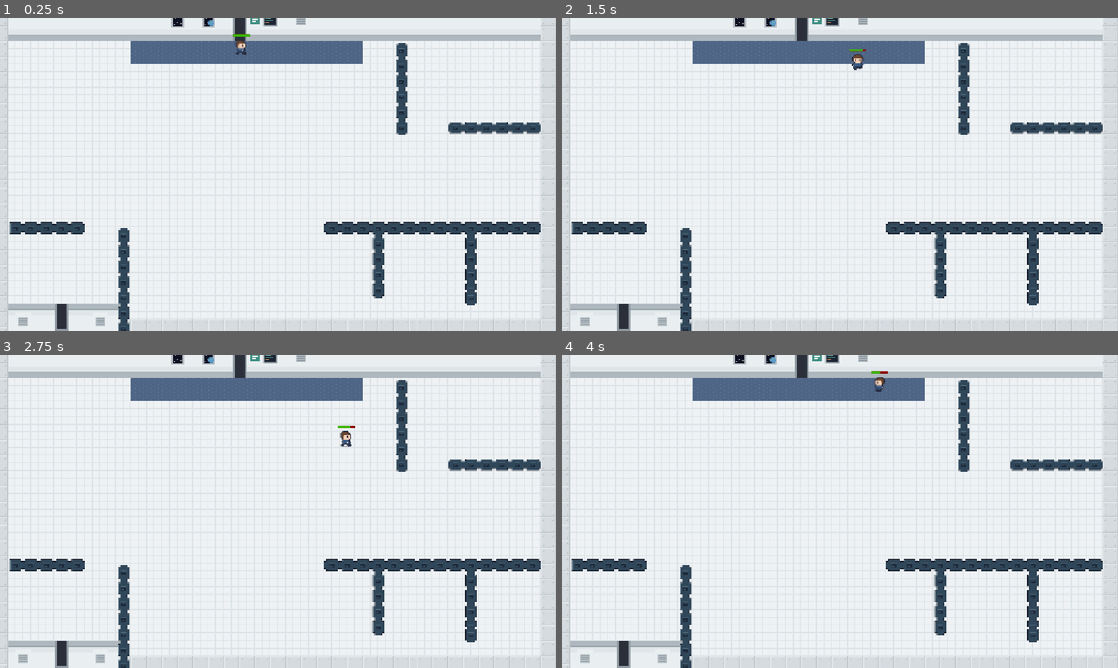
Above: before the commit, frames 1-4 (two rows, left to right).
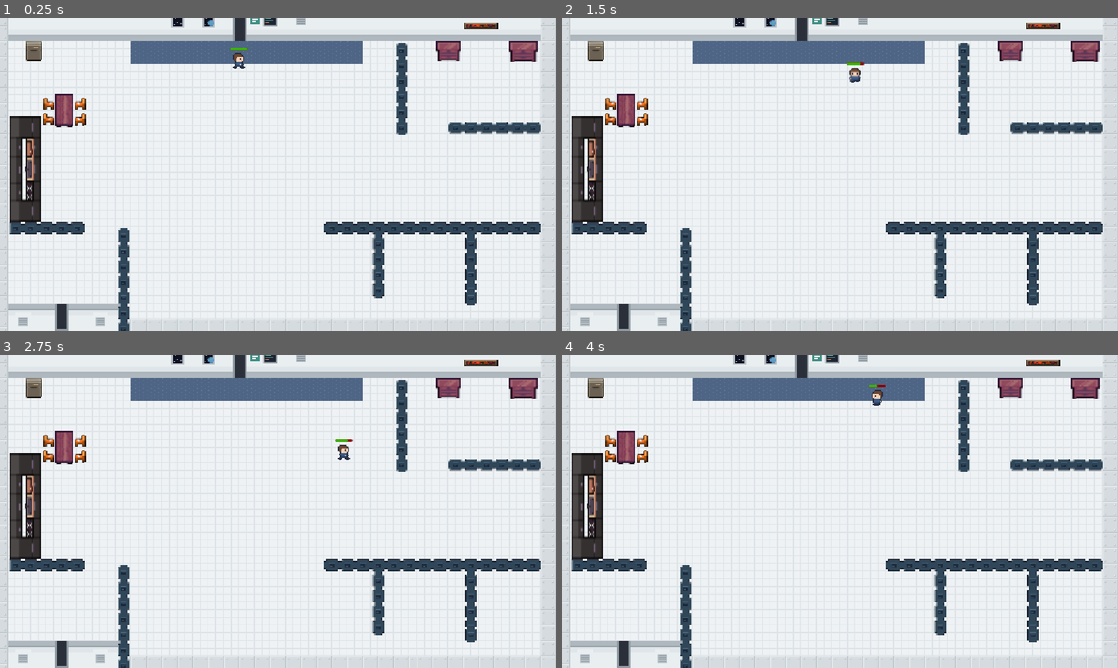
Above: after the commit, the same moments.

Repository: Simi-jpg/codesmelt-jam
Game: Godot game, scene res://scenes/level/kitchen.tscn
Two runs of this game, one before a commit and one after it. Both use one fixed random seed, a clock stepped at 60 frames per second and the inputs below. Before the commit the project has no main scene; this scene is started directly in both runs.
Inputs (mouse positions are in pixels of both pictures, inside the frame that each line leads up to):
- Up to frame 1 (0.25 s): no input
- Up to frame 2 (1.5 s): tap Enter (ui_accept) at 0.5, 0.77 s; move the mouse to (962, 158) at 0.52 s; hold Right (ui_right) 0.53-1.28 s; click (962, 158) at 0.67 s; move the mouse to (728, 190) at 1.27 s; hold Down (ui_down) from 1.28 s (still down)
- Up to frame 3 (2.75 s): tap Enter (ui_accept) at 1.52 s; move the mouse to (333, 442) at 2.02 s; release Down (ui_down) at 2.03 s; hold Right (ui_right) from 2.03 s (still down)
- Up to frame 4 (4 s): move the mouse to (812, 574) at 2.77 s; release Right (ui_right) at 2.78 s; hold Up (ui_up) 2.78-3.53 s; click (812, 574) at 2.92 s; tap Enter (ui_accept) at 3.02, 3.77 s; move the mouse to (1006, 558) at 3.52 s; hold Left (ui_left) from 3.53 s (still down)

The runs differ from the first frame. In frame 1, 3.5% of the frame differs, in the area x 1-97%, y 1-66%; in frame 2, 3.5%; in frame 3, 3.5%; in frame 4, 3.5%.

Commit message:
kitchen update

Diff:
--- a/project-red-gem/project.godot
+++ b/project-red-gem/project.godot
@@ -11,6 +11,7 @@
 [application]
 
 config/name="Project Red Gem"
+run/main_scene="uid://bglp4gvv15ynb"
 config/features=PackedStringArray("4.7", "Forward Plus")
 config/icon="res://icon.svg"
 
--- /dev/null
+++ b/project-red-gem/scenes/character/fridge.tscn
@@ -0,0 +1,40 @@
+[gd_scene format=3 uid="uid://cvwp2imupsuw7"]
+
+[ext_resource type="Texture2D" uid="uid://qhu5fd0rt2jf" path="res://sprites/kitchen-furniture/Slice 337.png" id="1_w42qo"]
+[ext_resource type="Texture2D" uid="uid://v3vpsn3drwqn" path="res://sprites/kitchen-furniture/Slice 338.png" id="2_ynolf"]
+[ext_resource type="Texture2D" uid="uid://dv1wg30jl5vq1" path="res://sprites/kitchen-furniture/Slice 339.png" id="3_muspf"]
+
+[sub_resource type="AtlasTexture" id="AtlasTexture_20cn8"]
+atlas = ExtResource("1_w42qo")
+region = Rect2(0, 0, 16, 32)
+
+[sub_resource type="AtlasTexture" id="AtlasTexture_yyd52"]
+atlas = ExtResource("2_ynolf")
+region = Rect2(0, 0, 29, 32)
+
+[sub_resource type="AtlasTexture" id="AtlasTexture_gu60g"]
+atlas = ExtResource("3_muspf")
+region = Rect2(0, 0, 29, 32)
+
+[sub_resource type="SpriteFrames" id="SpriteFrames_w78j2"]
+animations = [{
+"frames": [{
+"duration": 1.0,
+"texture": SubResource("AtlasTexture_20cn8")
+}, {
+"duration": 1.0,
+"texture": SubResource("AtlasTexture_yyd52")
+}, {
+"duration": 1.0,
+"texture": SubResource("AtlasTexture_gu60g")
+}],
+"loop": 1,
+"name": &"default",
+"speed": 5.0
+}]
+
+[node name="Fridge" type="Node2D" unique_id=2093346318]
+
+[node name="AnimatedSprite2D" type="AnimatedSprite2D" parent="." unique_id=1660611422]
+sprite_frames = SubResource("SpriteFrames_w78j2")
+speed_scale = 0.5
--- a/project-red-gem/scenes/level/kitchen.tscn
+++ b/project-red-gem/scenes/level/kitchen.tscn
@@ -4,6 +4,12 @@
 [ext_resource type="Texture2D" uid="uid://ktakeyo8avfq" path="res://tilesets/cozy-space-interiors-tileset.png" id="2_5f6wb"]
 [ext_resource type="Texture2D" uid="uid://iq44r7inac43" path="res://tilesets/orbital_oupost_tileset.png" id="2_gn54h"]
 [ext_resource type="PackedScene" uid="uid://cqbe0fh0bw1st" path="res://scenes/character/door.tscn" id="3_5f6wb"]
+[ext_resource type="PackedScene" uid="uid://cvwp2imupsuw7" path="res://scenes/character/fridge.tscn" id="4_sd537"]
+[ext_resource type="Texture2D" uid="uid://bsh4r2822i2tu" path="res://sprites/kitchen-furniture/chest drawer.png" id="6_550ae"]
+[ext_resource type="Texture2D" uid="uid://bpxpwkjhp8435" path="res://sprites/kitchen-furniture/counter.png" id="7_rxn7h"]
+[ext_resource type="Texture2D" uid="uid://dy8e6werqpcx6" path="res://sprites/kitchen-furniture/table.png" id="8_nggrk"]
+[ext_resource type="Texture2D" uid="uid://dluohrgncjxh3" path="res://sprites/kitchen-furniture/painting.png" id="9_vynyg"]
+[ext_resource type="Texture2D" uid="uid://ckqx72jevseou" path="res://sprites/kitchen-furniture/side chair.png" id="10_avktc"]
 
 [sub_resource type="TileSetAtlasSource" id="TileSetAtlasSource_gn54h"]
 texture = ExtResource("2_5f6wb")
@@ -354,5 +360,60 @@
 [node name="Door" parent="." unique_id=1635349051 instance=ExtResource("3_5f6wb")]
 position = Vector2(497, 16)
 
+[node name="Fridge" parent="." unique_id=2093346318 instance=ExtResource("4_sd537")]
+position = Vector2(70.00001, 68.00001)
+rotation = -0.0041737547
+scale = Vector2(2.11278, 1.2940855)
+
 [node name="Player" parent="." unique_id=424066194 instance=ExtResource("1_fn8xh")]
-position = Vector2(501, 64)
+position = Vector2(496, 92)
+
+[node name="ChestDrawer" type="Sprite2D" parent="." unique_id=802236687]
+position = Vector2(929.5, 69)
+scale = Vector2(3.1874983, 2.625)
+texture = ExtResource("6_550ae")
+
+[node name="ChestDrawer2" type="Sprite2D" parent="." unique_id=19842269]
+position = Vector2(1084, 70)
+scale = Vector2(3.796864, 2.765625)
+texture = ExtResource("6_550ae")
+
+[node name="Counter" type="Sprite2D" parent="." unique_id=1606548446]
+position = Vector2(52.000004, 313)
+rotation = -1.5709448
+scale = Vector2(3.602459, 2.0134437)
+texture = ExtResource("7_rxn7h")
+
+[node name="Table" type="Sprite2D" parent="." unique_id=65947813]
+position = Vector2(133, 192)
+scale = Vector2(2.3125, 2.2666667)
+texture = ExtResource("8_nggrk")
+
+[node name="Painting" type="Sprite2D" parent="." unique_id=986031284]
+position = Vector2(996, 16)
+scale = Vector2(2.1875, 0.81250006)
+texture = ExtResource("9_vynyg")
+
+[node name="SideChair" type="Sprite2D" parent="." unique_id=1239602205]
+position = Vector2(101.25, 177.875)
+scale = Vector2(2.250001, 1.865384)
+texture = ExtResource("10_avktc")
+
+[node name="SideChair2" type="Sprite2D" parent="." unique_id=331115621]
+position = Vector2(100.25001, 209.375)
+scale = Vector2(2.2500005, 1.9423089)
+texture = ExtResource("10_avktc")
+
+[node name="SideChair3" type="Sprite2D" parent="." unique_id=1028590710]
+position = Vector2(165.99998, 177.99998)
+rotation = -0.008988149
+scale = Vector2(2.2500005, 1.9423089)
+texture = ExtResource("10_avktc")
+flip_h = true
+
+[node name="SideChair4" type="Sprite2D" parent="." unique_id=963694239]
+position = Vector2(166, 210)
+rotation = -0.008988149
+scale = Vector2(2.2500005, 1.9423089)
+texture = ExtResource("10_avktc")
+flip_h = true
Binary file added: project-red-gem/sprites/kitchen-furniture/Slice 337.png
Not shown, added: project-red-gem/sprites/kitchen-furniture/Slice 337.png.import
Binary file added: project-red-gem/sprites/kitchen-furniture/Slice 338.png
Not shown, added: project-red-gem/sprites/kitchen-furniture/Slice 338.png.import
Binary file added: project-red-gem/sprites/kitchen-furniture/Slice 339.png
Not shown, added: project-red-gem/sprites/kitchen-furniture/Slice 339.png.import
Binary file added: project-red-gem/sprites/kitchen-furniture/Slice 450.png
Not shown, added: project-red-gem/sprites/kitchen-furniture/Slice 450.png.import
Binary file added: project-red-gem/sprites/kitchen-furniture/bed.png
Not shown, added: project-red-gem/sprites/kitchen-furniture/bed.png.import
Binary file added: project-red-gem/sprites/kitchen-furniture/chest drawer.png
Not shown, added: project-red-gem/sprites/kitchen-furniture/chest drawer.png.import
(and 16 more such lines)
